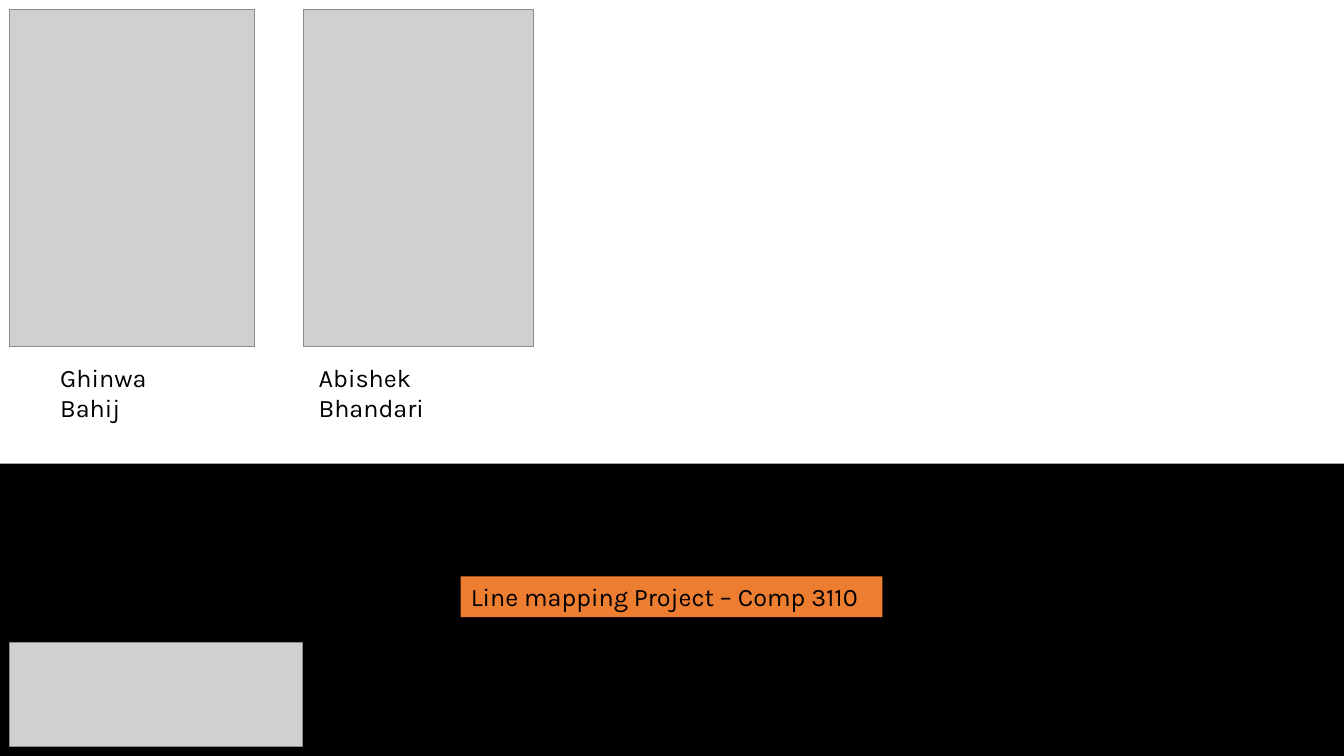
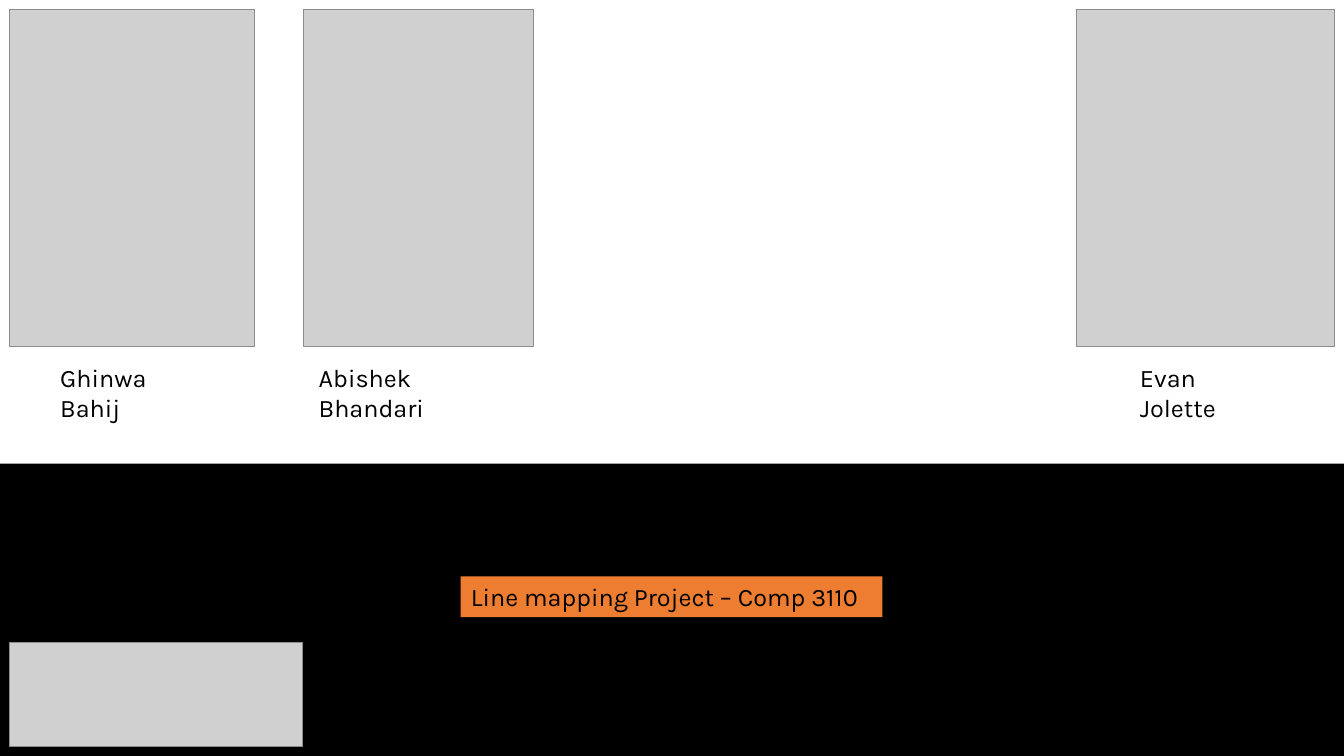
Before and after one commit to groovster/3110-project, a slide deck: slide 1 of Group members pics.pptx. Drawn at 1344x756 pixels with LibreOffice and Linux fonts; fonts in the diff are those of the drawing; grey boxes stand for pictures. Boxes give left, top, right and bottom in pixels: in the first picture for what was removed or moved away, otherwise in the second. Text is boxed around its words. In the diff, an @@ line names an element or a change of style, - is before the commit and + after.

```diff
--- a/Group members pics.pptx
+++ b/Group members pics.pptx
@@ picture added at bbox=[1077, 10, 1335, 347] @@
@@ text added at bbox=[1140, 371, 1216, 418], 18 pt, text #000000 @@
+Evan Jolette
```
